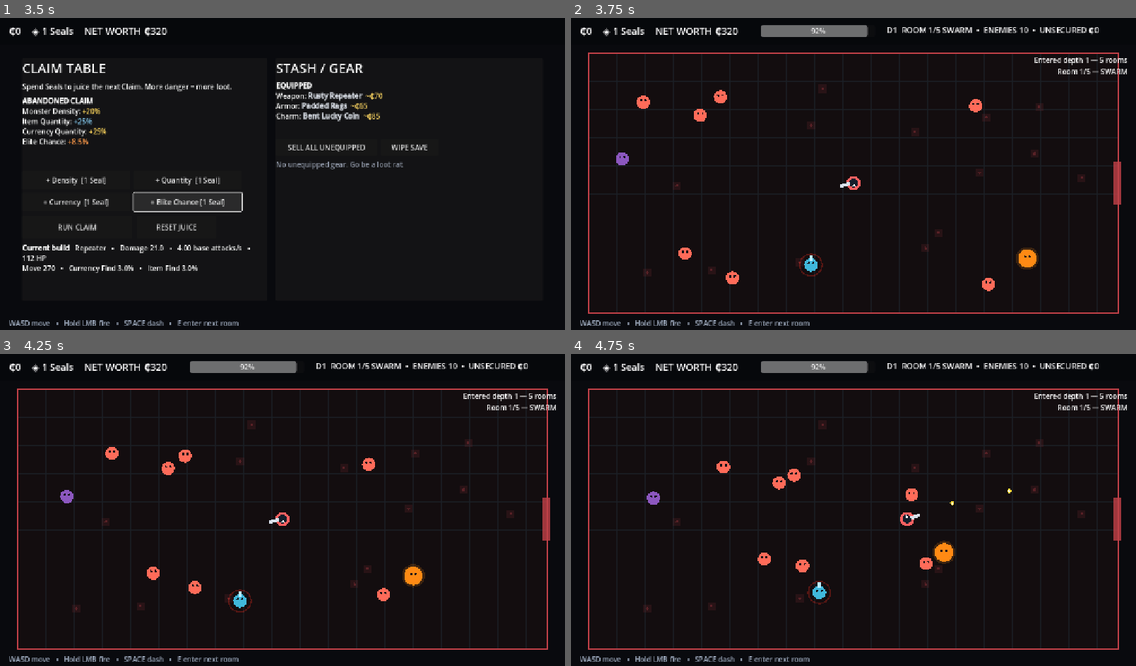
Above: before the commit, frames 1-4 (two rows, left to right).
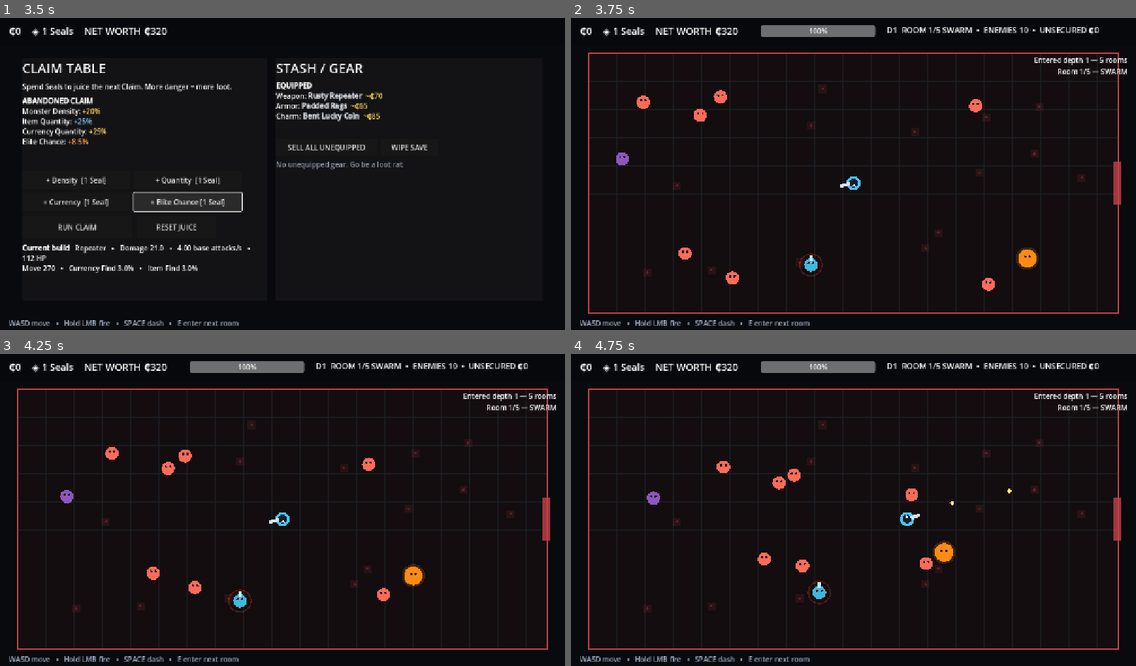
Above: after the commit, the same moments.

Repository: wiings3/LootRat
Game: Godot game, scene res://Main.tscn
The game is run twice, just before and just after one commit, with the same random seed, the same clock (stepped at 60 frames per second) and the same inputs.
Inputs (mouse positions are in pixels of both pictures, inside the frame that each line leads up to):
- Up to frame 1 (3.5 s): click "+ Density [1 Seal]" at 0.5 s; click "+ Quantity [1 Seal]" at 1.25 s; click "+ Currency [1 Seal]" at 2 s; click "+ Elite Chance [1 Seal]" at 2.75 s
- Up to frame 2 (3.75 s): click "RUN CLAIM" at 3.5 s
- Up to frame 3 (4.25 s): no input
- Up to frame 4 (4.75 s): move the mouse to (977, 497) at 4.27 s; press the mouse at (977, 497) at 4.28 s; hold D (move_right) from 4.28 s (still down)

Frame 1 is identical in both runs. In frame 2, 0.1% of the frame differs, in the area x 42-54%, y 2-56%; in frame 3, 0.1%; in frame 4, 0.1%, in the area x 42-61%, y 2-56%.

Commit message:
Make ranged enemies fire dodgeable projectiles

Diff:
--- a/scripts/enemy.gd
+++ b/scripts/enemy.gd
@@ -1,9 +1,12 @@
 class_name LootEnemy
 extends CharacterBody2D
 
+const EnemyProjectileScript = preload("res://scripts/enemy_projectile.gd")
+
 signal killed(enemy: LootEnemy)
 
 var target: LootPlayer = null
+var projectile_parent: Node = null
 var max_hp: float = 35.0
 var hp: float = 35.0
 var move_speed: float = 105.0
@@ -107,8 +110,8 @@
 			desired_velocity = -to_target.normalized() * move_speed * 0.82
 		elif _attack_timer <= 0.0:
 			_attack_timer = attack_cooldown
-			_attack_flash_timer = 0.16
-			target.take_damage(contact_damage)
+			_attack_flash_timer = 0.18
+			call_deferred("_fire_ranged_projectile", to_target.normalized())
 	else:
 		if distance_to_target > attack_range:
 			desired_velocity = to_target.normalized() * move_speed
@@ -119,6 +122,18 @@
 
 	velocity = desired_velocity + _knockback_velocity
 	move_and_slide()
+
+func _fire_ranged_projectile(direction: Vector2) -> void:
+	if projectile_parent == null or not is_instance_valid(target):
+		return
+	var projectile := EnemyProjectileScript.new()
+	projectile.direction = direction.normalized()
+	projectile.damage = contact_damage
+	projectile.speed = 410.0 if is_elite else 340.0
+	projectile.radius = 8.0 if is_elite else 6.0
+	projectile.is_elite = is_elite
+	projectile_parent.add_child(projectile)
+	projectile.global_position = global_position + projectile.direction * (34.0 if is_elite else 27.0)
 
 func take_damage(amount: float, hit_direction: Vector2 = Vector2.ZERO, force: float = 0.0) -> void:
 	if hp <= 0.0:
